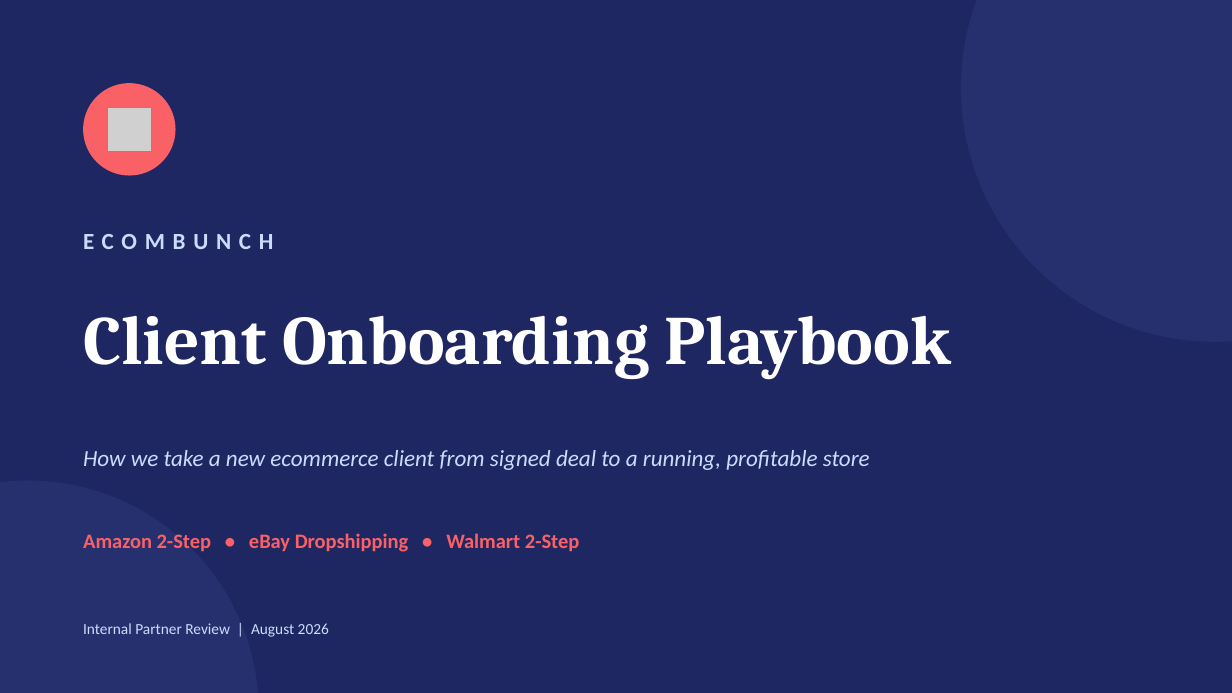
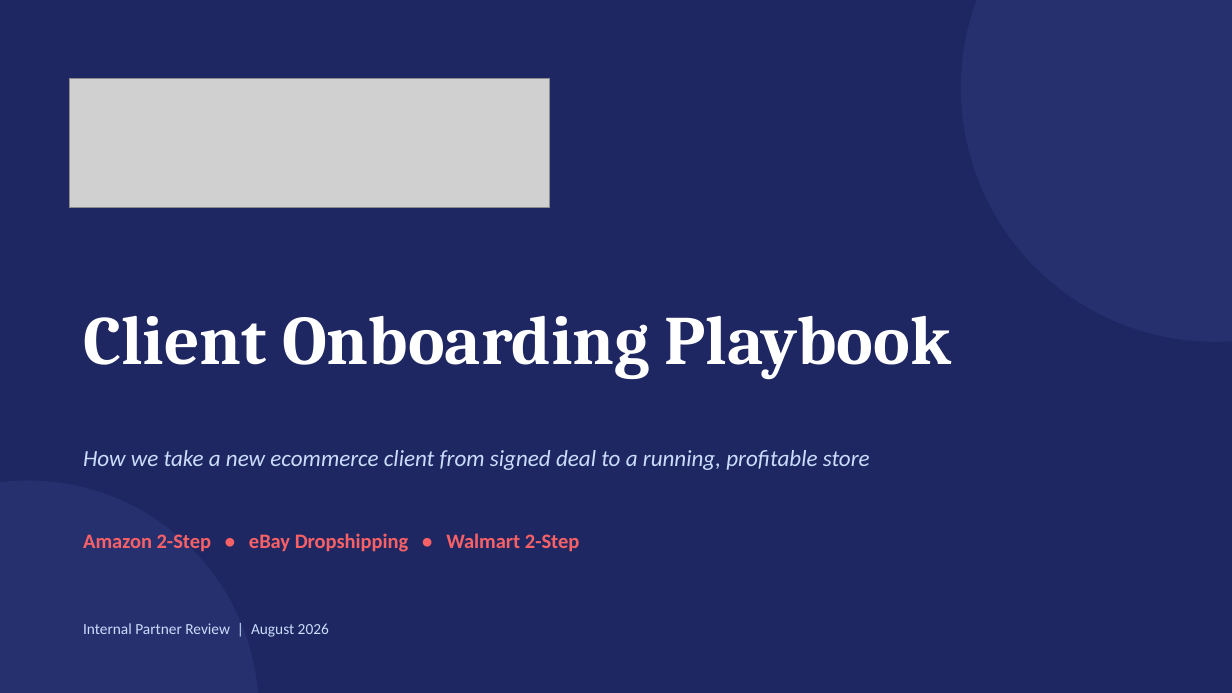
Before and after one commit to nabeeeel123/ecombunch, a slide deck: slide 1 of presentations/EcomBunch-Client-Onboarding.pptx. Drawn at 1232x693 pixels with LibreOffice and Linux fonts; fonts in the diff are those of the drawing; grey boxes stand for pictures. Boxes give left, top, right and bottom in pixels: in the first picture for what was removed or moved away, otherwise in the second. Text is boxed around its words. In the diff, an @@ line names an element or a change of style, - is before the commit and + after.

```diff
--- a/presentations/EcomBunch-Client-Onboarding.pptx
+++ b/presentations/EcomBunch-Client-Onboarding.pptx
@@ picture added at [69, 79, 550, 208] @@
@@ ellipse removed at [83, 83, 176, 176] @@
@@ picture removed at [107, 107, 152, 152] @@
@@ text removed at [83, 234, 273, 249] @@
-ECOMBUNCH
```
Also in this commit, not shown: 6 other slides changed.
